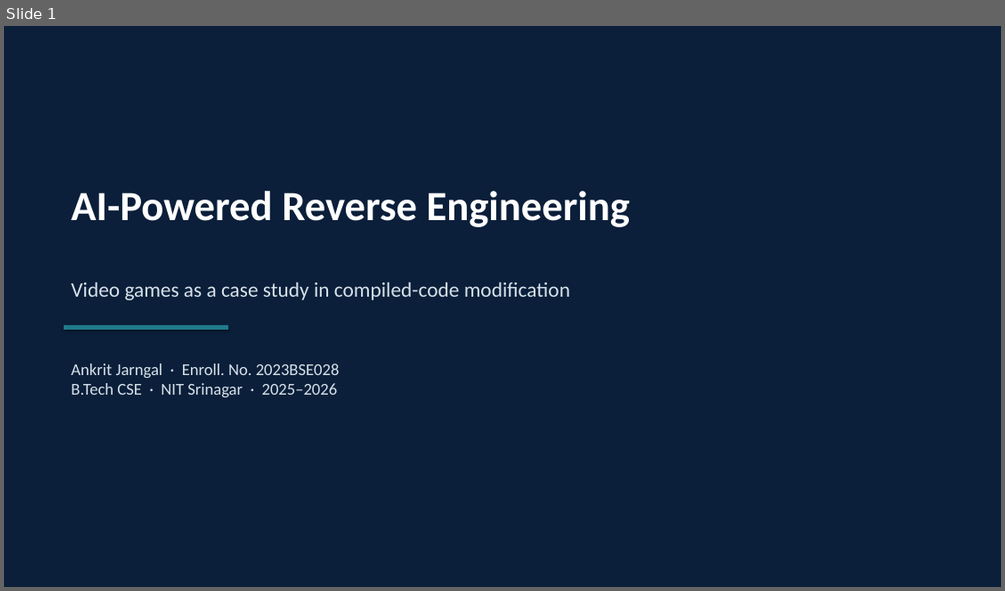
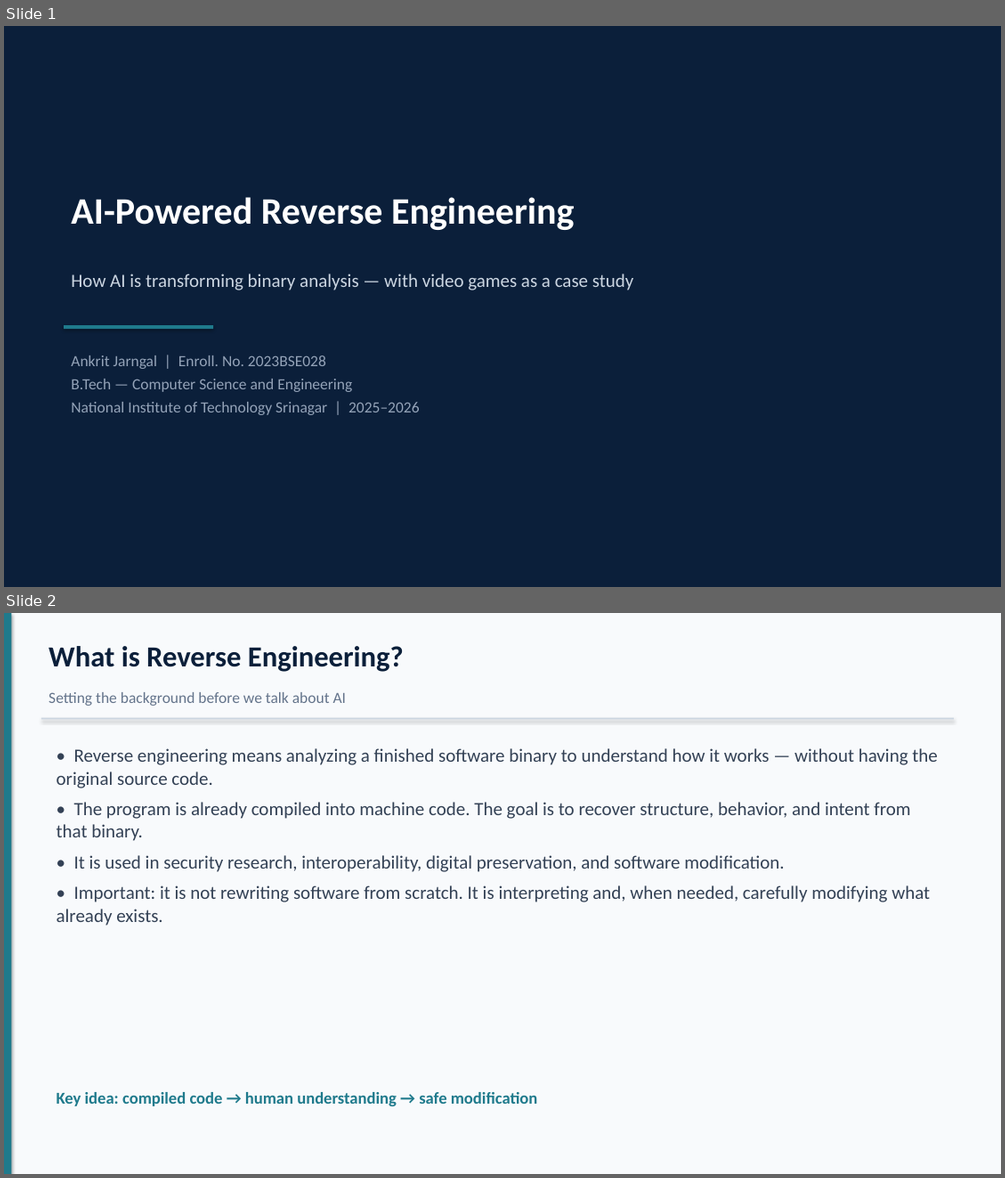
Before and after one commit to Ankritjarngal/coding-platform-assignment, a slide deck: seminar/Ankrit_Jarngal_2023BSE028_Seminar_PPT.pptx. Shown one above the other, each under a label of ours: slide 1 before the commit, slides 1 and 2 after it. The pictures are 1005x591 and 1005x1178 pixels, drawn with LibreOffice and Linux fonts; fonts in the diff are those of the drawing. Boxes give left, top, right and bottom in pixels: in the first picture for what was removed or moved away, otherwise in the second. Text is boxed around its words. In the diff, an @@ line names an element or a change of style, - is before the commit and + after.

```diff
--- a/seminar/Ankrit_Jarngal_2023BSE028_Seminar_PPT.pptx
+++ b/seminar/Ankrit_Jarngal_2023BSE028_Seminar_PPT.pptx
@@ slide 2 added at (x1=4, y1=613, x2=1001, y2=1174), background #F8FAFC @@
@@ rectangle added at (x1=4, y1=613, x2=11, y2=1174), fill #1F7A8C @@
@@ text added at (x1=48, y1=646, x2=404, y2=672), 28 pt, text #0B1F3A, bold @@
+What is Reverse Engineering?
@@ text added at (x1=48, y1=692, x2=347, y2=706), 15 pt, text #64748B @@
+Setting the background before we talk about AI
@@ rectangle added at (x1=41, y1=718, x2=954, y2=719), fill #CBD5E1 @@
@@ text added at (x1=57, y1=748, x2=937, y2=925), 18 pt, text #334155 @@
+• Reverse engineering means analyzing a finished software binary to understand how it works — without having the original source code.
+• The program is already compiled into machine code. The goal is to recover structure, behavior, and intent from that binary.
+• It is used in security research, interoperability, digital preservation, and software modification.
+• Important: it is not rewriting software from scratch. It is interpreting and, when needed, carefully modifying what already exists.
@@ text added at (x1=57, y1=1092, x2=538, y2=1106), 16 pt, text #1F7A8C, bold @@
+Key idea: compiled code → human understanding → safe modification
@@ slide 1 changed as well @@
@@ text "AI-Powered Reverse Engineering" moved from (x1=71, y1=191, x2=630, y2=227) to (x1=71, y1=197, x2=574, y2=230) @@
@@ text "AI-Powered Reverse Engineering" at (x1=71, y1=197, x2=574, y2=230): size 40 to 36 pt; more space between paragraphs @@
@@ text at (x1=71, y1=273, x2=634, y2=290): text changed; size 20 to 18 pt; text colour #D7E2EA to #CBD5E1 @@
-Video games as a case study in compiled-code modification
+How AI is transforming binary analysis — with video games as a case study
@@ rectangle resized from (x1=64, y1=325, x2=228, y2=329) to (x1=64, y1=325, x2=213, y2=329) @@
@@ text at (x1=71, y1=355, x2=420, y2=415): text changed; size 16 to 15 pt; text colour #D7E2EA to #94A3B8 @@
-Ankrit Jarngal · Enroll. No. 2023BSE028
-B.Tech CSE · NIT Srinagar · 2025–2026
+Ankrit Jarngal | Enroll. No. 2023BSE028
+B.Tech — Computer Science and Engineering
+National Institute of Technology Srinagar | 2025–2026
```
Also in this commit, not shown: 7 other slides added, 13 slides removed, 14 other files.
